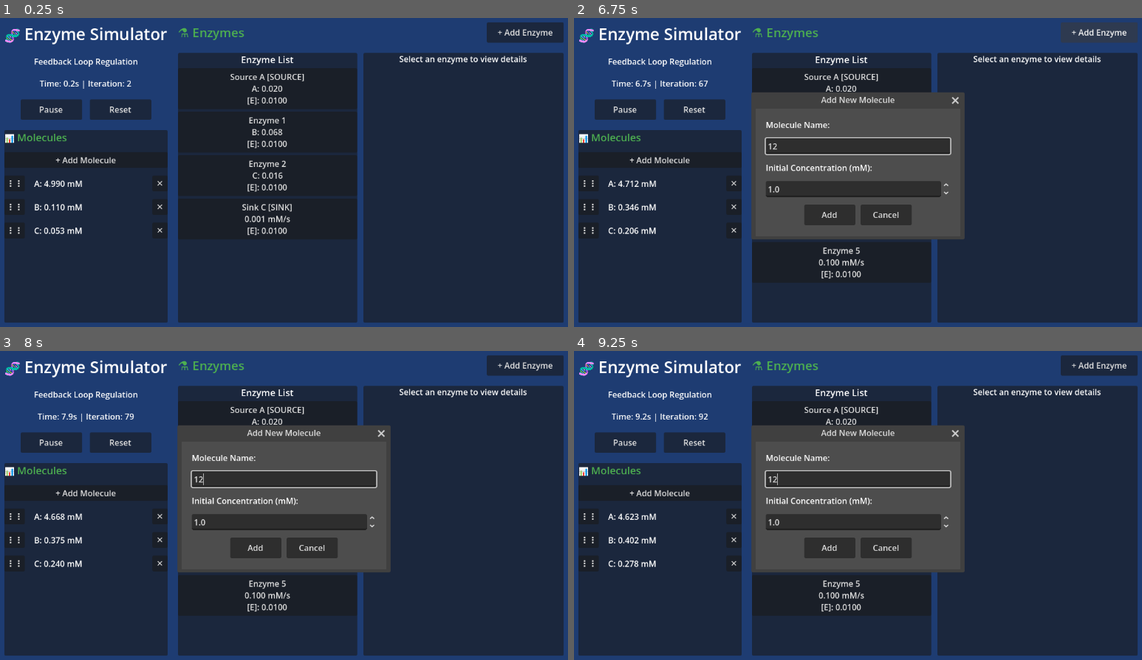
Above: before the commit, frames 1-4 (two rows, left to right).
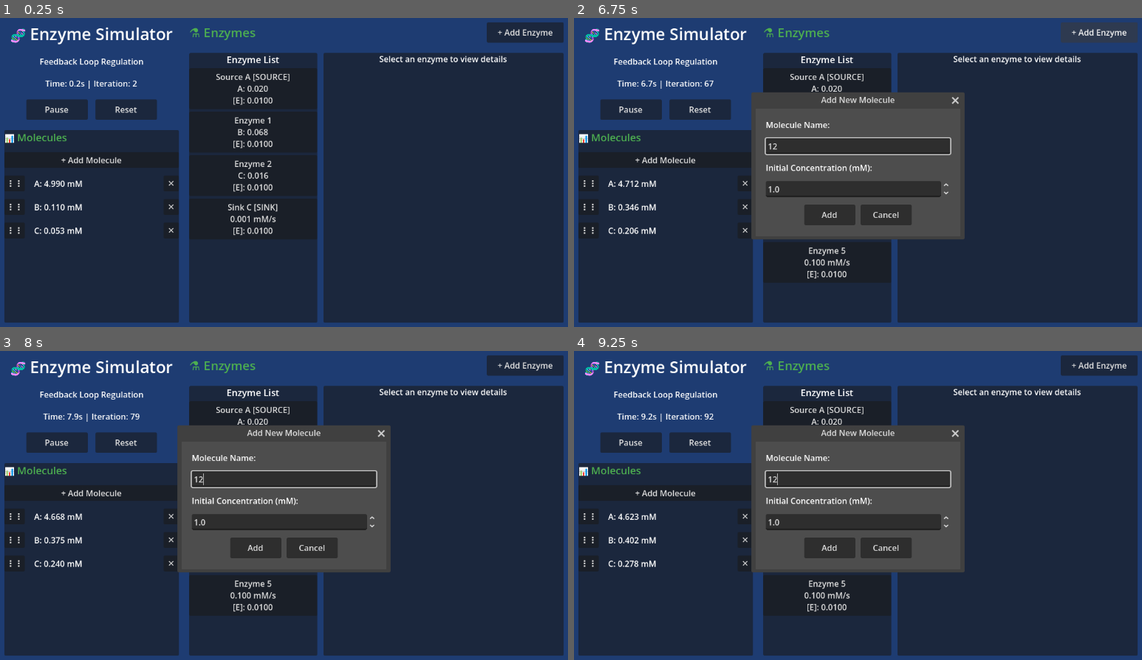
Above: after the commit, the same moments.

Repository: Ctharo/CellPhys
Game: Godot game, scene res://main.tscn
Same seed, same stepped clock (60 frames per second), same inputs: the game is played once before the commit and once after it.
Inputs (mouse positions are in pixels of both pictures, inside the frame that each line leads up to):
- Up to frame 1 (0.25 s): no input
- Up to frame 2 (6.75 s): click "+ Add Molecule" at 0.5 s; click (858, 144) at 1.27 s; type "12" at 1.35 s; click "⋮⋮" at 2 s; click "✕" at 2.75 s; click "⋮⋮" at 3.5 s; click "✕" at 4.25 s; click "⋮⋮" at 5 s; click "✕" at 5.75 s; click "+ Add Enzyme" at 6.5 s
- Up to frame 3 (8 s): click "Source A [SOURCE] A: 0.020 [E…" at 7.25 s
- Up to frame 4 (9.25 s): click "Enzyme 1 B: 0.056 [E]: 0.0100" at 8 s; click "Enzyme 1 B: 0.055 [E]: 0.0100" at 8.75 s

The runs differ from the first frame. In frame 1, 8.5% of the frame differs, in the area x 0-93%, y 2-99%; in frame 2, 5.7%; in frame 3, 5.7%; in frame 4, 5.7%.

Commit message:
Adjust right panel and enzyme list sizing in scene
Reduced the RightPanel's stretch ratio from 2.0 to 1.5 and decreased EnzymeListPanel's minimum width from 350 to 250 in enzyme_simulator.tscn. These changes improve the layout balance and optimize space usage in the UI.

Diff:
--- a/enzyme_simulator.tscn
+++ b/enzyme_simulator.tscn
@@ -1,6 +1,7 @@
-[gd_scene load_steps=2 format=3 uid="uid://chbm34yfhdlou"]
+[gd_scene load_steps=2 format=3]
 
 [ext_resource type="Script" uid="uid://jkoy5w1wdlvj" path="res://enzyme_simulator.gd" id="1"]
+
 
 [node name="EnzymeSimulator" type="Control"]
 layout_mode = 3
@@ -93,7 +94,7 @@
 [node name="RightPanel" type="VBoxContainer" parent="MarginContainer/HBoxContainer"]
 layout_mode = 2
 size_flags_horizontal = 3
-size_flags_stretch_ratio = 2.0
+size_flags_stretch_ratio = 1.5
 theme_override_constants/separation = 20
 
 [node name="EnzymesHeader" type="HBoxContainer" parent="MarginContainer/HBoxContainer/RightPanel"]
@@ -116,7 +117,7 @@
 size_flags_vertical = 3
 
 [node name="EnzymeListPanel" type="PanelContainer" parent="MarginContainer/HBoxContainer/RightPanel/HSplitContainer"]
-custom_minimum_size = Vector2(350, 0)
+custom_minimum_size = Vector2(250, 0)
 layout_mode = 2
 
 [node name="VBox" type="VBoxContainer" parent="MarginContainer/HBoxContainer/RightPanel/HSplitContainer/EnzymeListPanel"]
